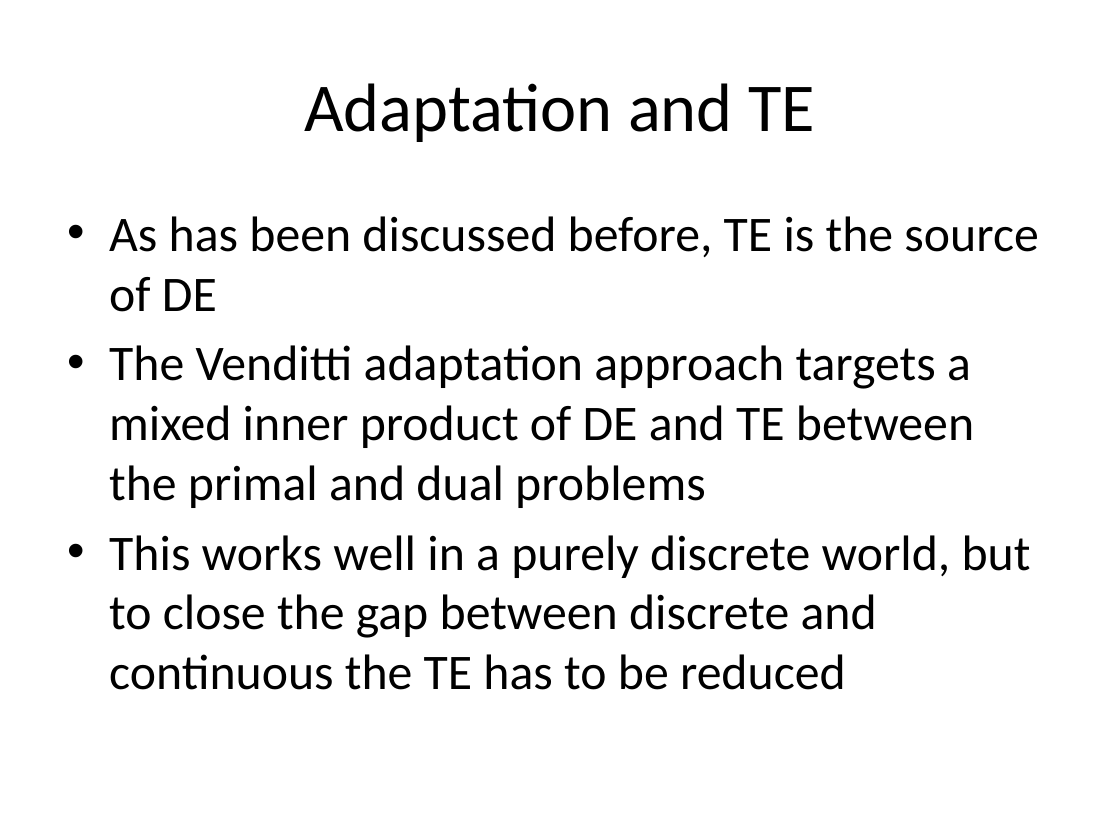
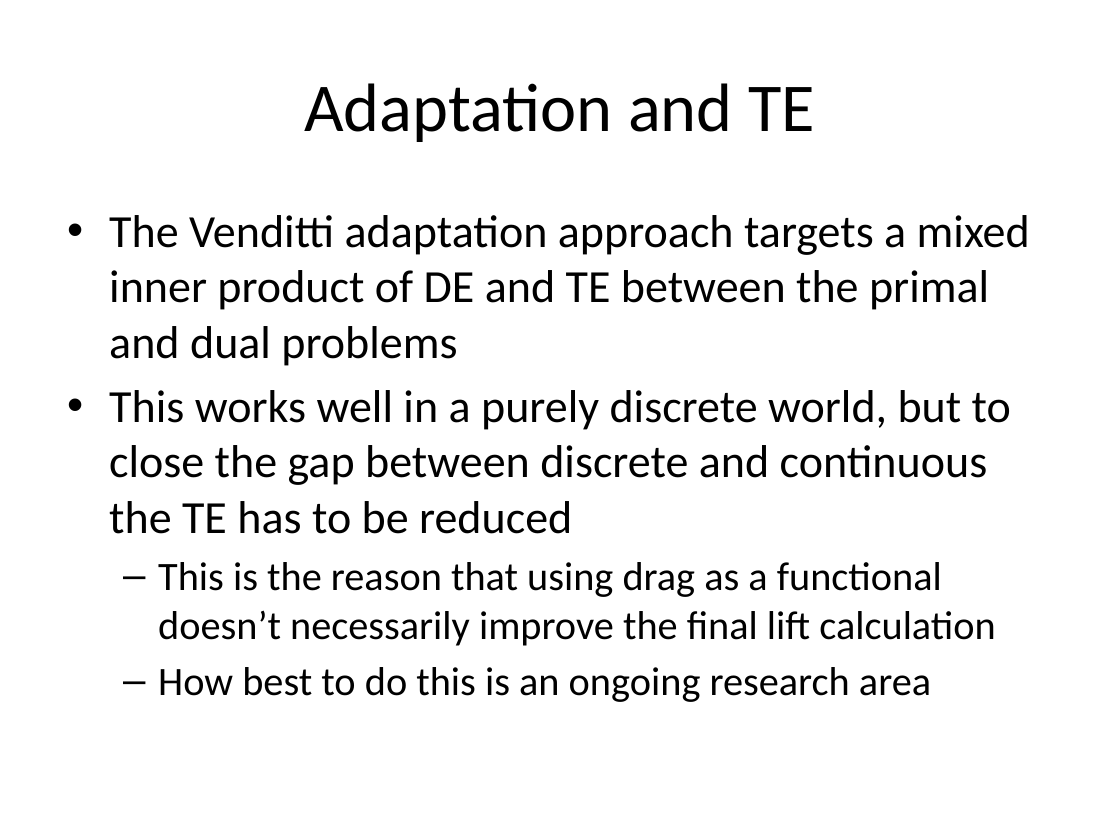
Before and after one commit to jderlaga/Presentations, a slide deck: slide 10 of June_Overview.pptx (slide 8 before the commit). Drawn at 1120x840 pixels with LibreOffice and Linux fonts; fonts in the diff are those of the drawing. Boxes give left, top, right and bottom in pixels: in the first picture for what was removed or moved away, otherwise in the second. Text is boxed around its words. In the diff, an @@ line names an element or a change of style, - is before the commit and + after.

```diff
--- a/June_Overview.pptx
+++ b/June_Overview.pptx
@@ text at (109,216,1038,312): paragraph removed @@
-• As has been discussed before, TE is the source of DE
@@ text at (109,215,1030,534): size 32 to 29.6 pt in "The Venditti adaptation approach targets a mixed ...", "This works well in a purely discrete ..." @@
@@ text at (158,562,996,702): paragraphs added @@
+  – This is the reason that using drag as a functional doesn’t necessarily improve the final lift calculation
+  – How best to do this is an ongoing research area
```
Also in this commit, not shown: 13 other slides changed, 2 slides added, 1 slide removed.
